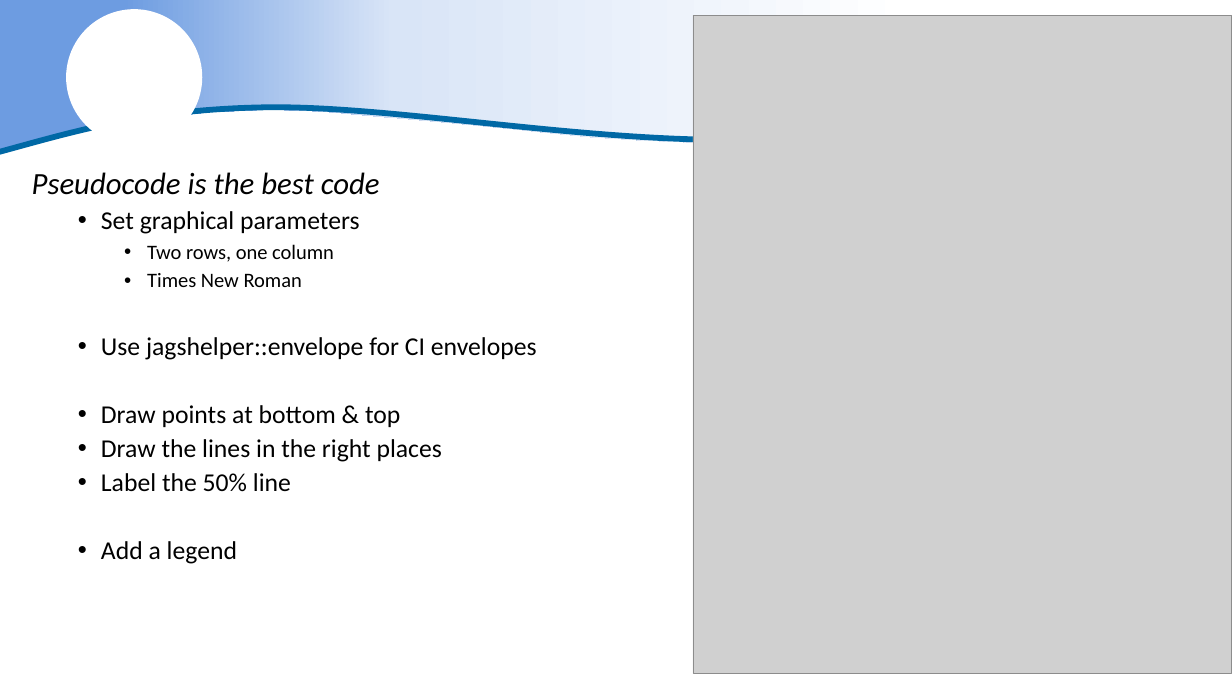
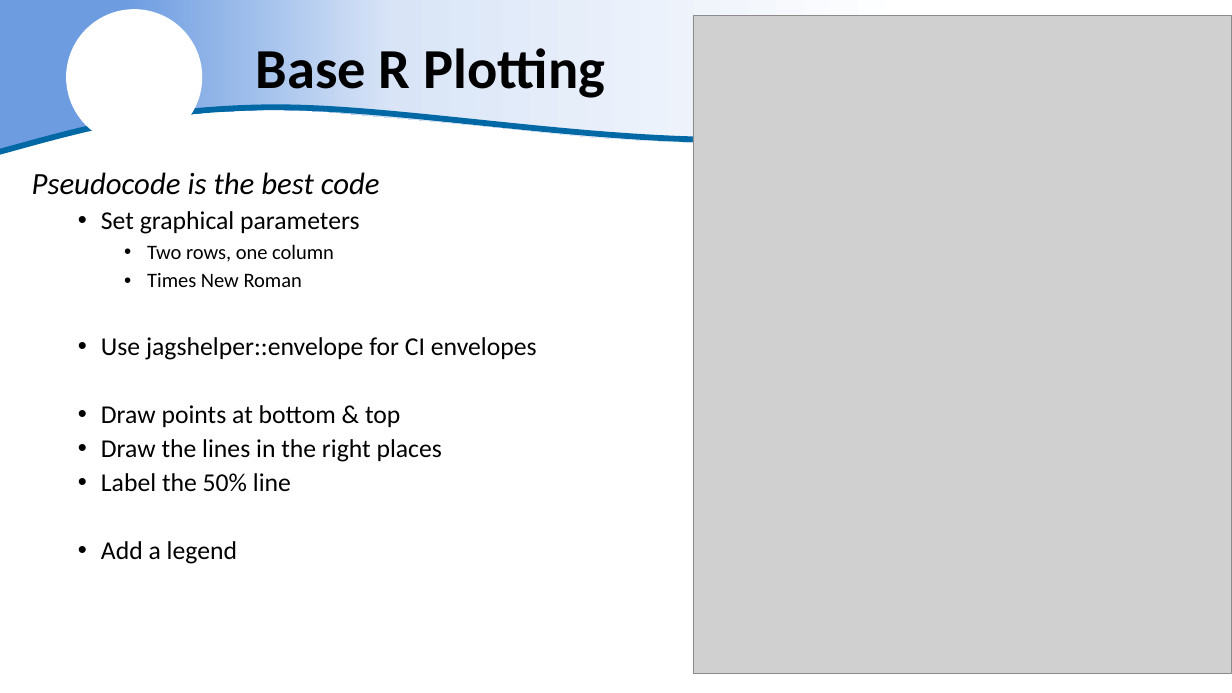
Before and after one commit to justinpriest/ADFG_R_Intro_Workshop, a slide deck: slide 27 of presentations/7 - Amazing Charts & How to Make Them.pptx (slide 28 before the commit). Drawn at 1232x693 pixels with LibreOffice and Linux fonts; fonts in the diff are those of the drawing; grey boxes stand for pictures; background and template pictures are left out. Boxes give left, top, right and bottom in pixels: in the first picture for what was removed or moved away, otherwise in the second. Text is boxed around its words. In the diff, an @@ line names an element or a change of style, - is before the commit and + after.

```diff
--- a/presentations/7 - Amazing Charts & How to Make Them.pptx
+++ b/presentations/7 - Amazing Charts & How to Make Them.pptx
@@ title added at box(256, 48, 605, 98), 44 pt, text #000000, bold @@
+Base R Plotting
```
Also in this commit, not shown: 11 other slides changed, 1 slide added, 3 slides removed, 1 other file.
